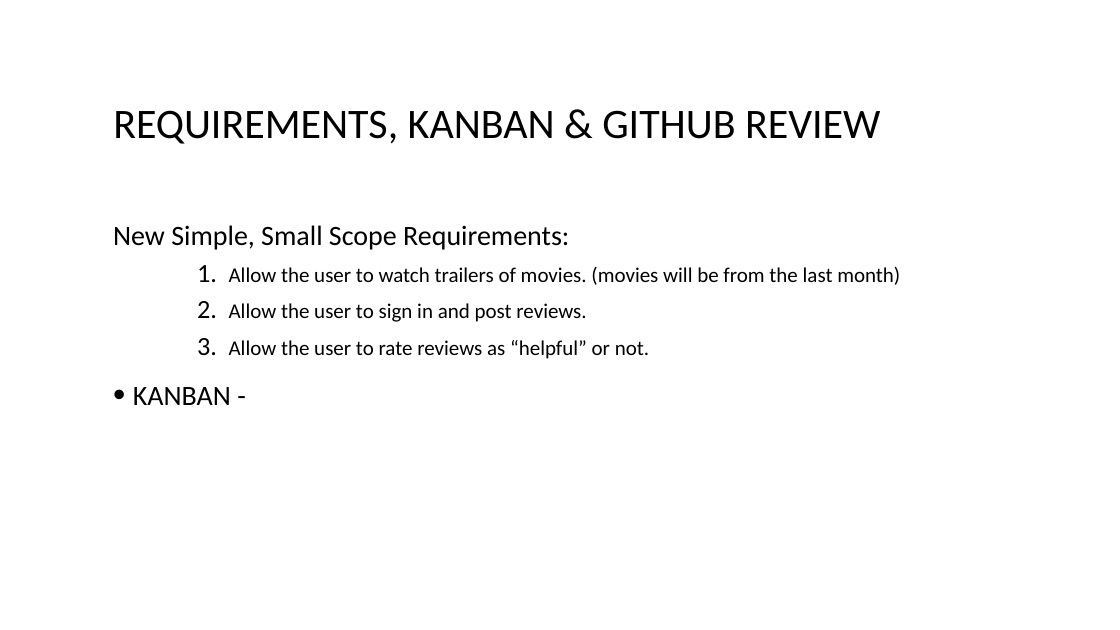
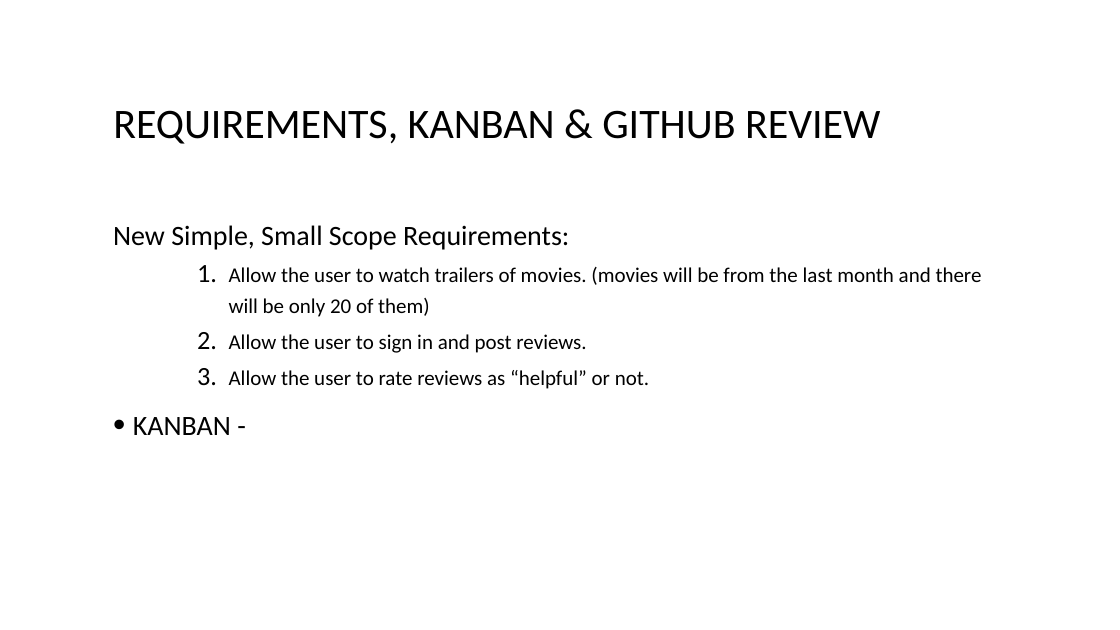
Before and after one commit to alpacamusical/Project-ENSE-374, a slide deck: slide 7 of Documentation/Milestone 2.ppt (slide 6 before the commit). Drawn at 1120x630 pixels with LibreOffice and Linux fonts; fonts in the diff are those of the drawing; background and template pictures are left out. Boxes give left, top, right and bottom in pixels: in the first picture for what was removed or moved away, otherwise in the second. Text is boxed around its words. In the diff, an @@ line names an element or a change of style, - is before the commit and + after.

```diff
--- a/Documentation/Milestone 2.ppt
+++ b/Documentation/Milestone 2.ppt
@@ text at (x1=229, y1=267, x2=982, y2=317): text changed @@
-    1. Allow the user to watch trailers of movies. (movies will be from the last month)
+    1. Allow the user to watch trailers of movies. (movies will be from the last month and there will be only 20 of them)
```
Also in this commit, not shown: 2 other slides changed, 1 slide added, 16 other files.
